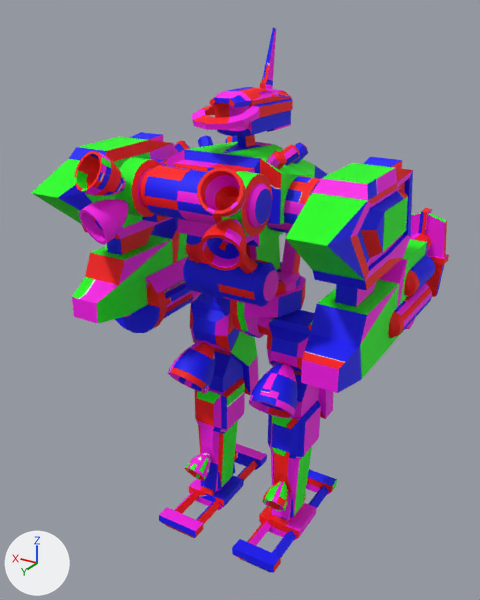
A saved change to the FBX model Stora Spel/Stora Spel/assets/Mech/Mech_humanoid_posed_unified_AO.fbx.
The view is the same before and after, from a camera (50 mm lens) standing at (-3.46, 6.11, 5.99) and looking at (0.13, 0.12, 2.99). Every picture has the same lights, and +X, +Y and +Z are marked at lower left. Where no turn or scale is listed for an object, it has been applied to the vertices.
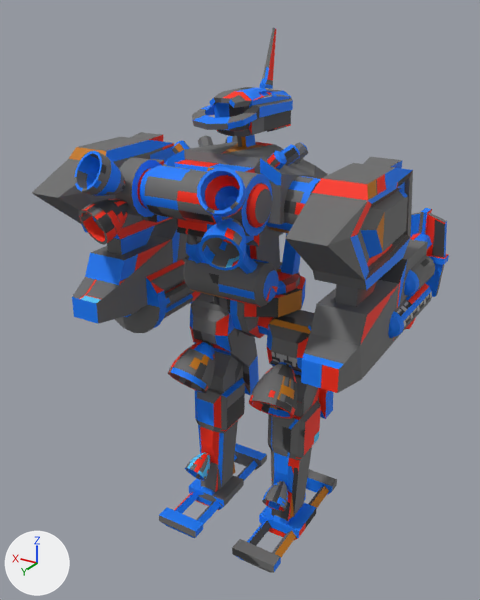
Location of each change, [x1, y1, x2, y2] in pixels of the pictures (480 x 600 px):
```json
{"object": "Mesh", "change": "recoloured", "before": [32, 28, 449, 573], "after": [32, 28, 449, 573]}
```

Edits to the scene script, one JSON object a line:
```json
{"op": "add", "block": "img_tex1_png", "code": ["img_tex1_png = load_image('TEX1.png', 'TEX1.png', 1024, 1024, 'sRGB')"]}
{"op": "add", "block": "mat_blue", "code": ["mat_blue = principled_material('Blue')", "mat_blue.texture = img_tex1_png  # with its transparency", "mat_blue.roughness = 0.69"]}
{"block": "me_cube_011", "where": "me_cube_011.from_pydata(...)  # 4716 vertices, 4561 faces; spans x -0.38..3.23, y -0.06..3.55, z -3.27..2.58"}
{"op": "remove", "block": "me_cube_011", "code": "me_cube_011.materials.append(mat_base)  # picture img_uvhelp2_png"}
{"op": "add", "block": "me_cube_011", "code": "me_cube_011.materials.append(mat_blue)  # picture img_tex1_png"}
```
